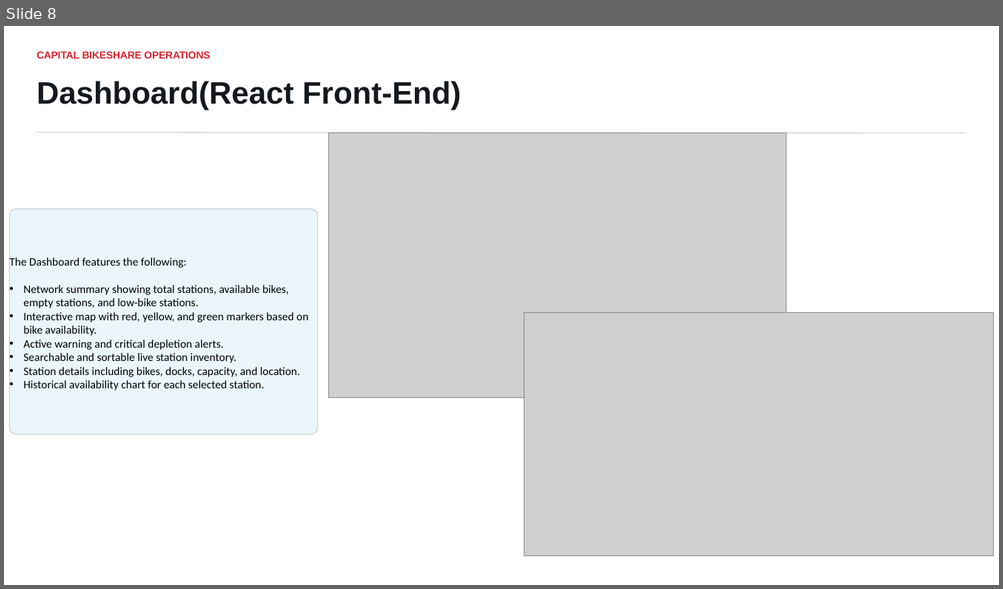
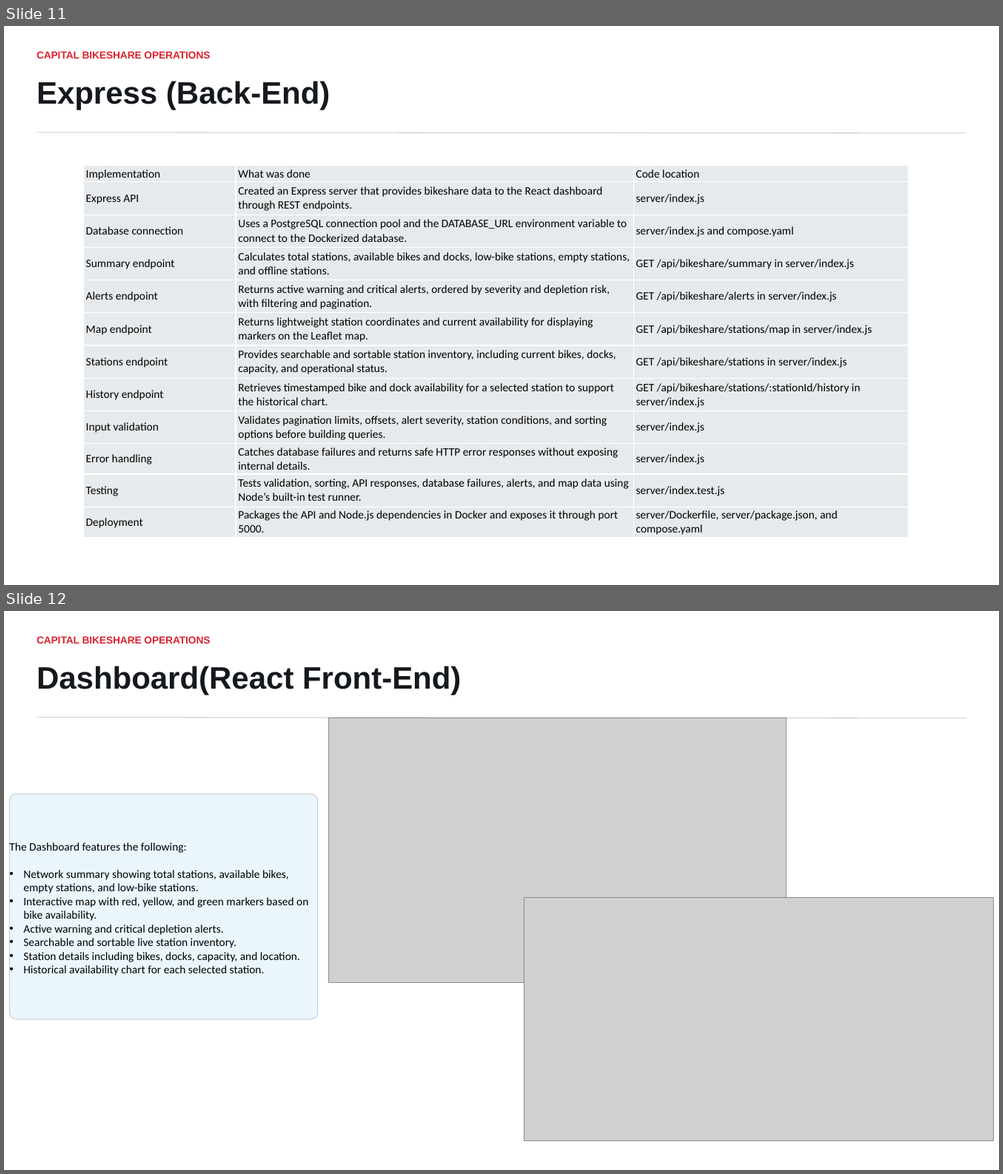
Before and after one commit to EyasuTes/Shared-Bikes-App, a slide deck: capital_bikeshare_operations_platform.pptx. Shown one above the other, each under a label of ours: slide 8 before the commit, slides 11 and 12 after it. The pictures are 1003x589 and 1003x1174 pixels, drawn with LibreOffice and Linux fonts; fonts in the diff are those of the drawing; grey boxes stand for pictures. Boxes give left, top, right and bottom in pixels: in the first picture for what was removed or moved away, otherwise in the second. Text is boxed around its words. In the diff, an @@ line names an element or a change of style, - is before the commit and + after.

Commit message:
docs: update project presentation with implementation details

```diff
--- a/capital_bikeshare_operations_platform.pptx
+++ b/capital_bikeshare_operations_platform.pptx
@@ slide 11 added at (4,26,999,585), background #FFFFFF @@
@@ text added at (37,51,210,59), 9.8 pt, text #D9232E, bold @@
+CAPITAL BIKESHARE OPERATIONS
@@ text added at (37,81,330,110), 30 pt, text #15191D, bold @@
+Express (Back-End)
@@ line added from (37, 133) to (967, 133), #C9CED2 0.75 pt @@
@@ table added at (83,166,908,538), 12 rows, 3 columns @@
+Implementation | What was done | Code location
+Express API | Created an Express server that provides bikeshare data to the React dashboard through REST endpoints. | server/index.js
+Database connection | Uses a PostgreSQL connection pool and the DATABASE_URL environment variable to connect to the Dockerized database. | server/index.js and compose.yaml
+Summary endpoint | Calculates total stations, available bikes and docks, low-bike stations, empty stations, and offline stations. | GET /api/bikeshare/summary in server/index.js
+Alerts endpoint | Returns active warning and critical alerts, ordered by severity and depletion risk, with filtering and pagination. | GET /api/bikeshare/alerts in server/index.js
+Map endpoint | Returns lightweight station coordinates and current availability for displaying markers on the Leaflet map. | GET /api/bikeshare/stations/map in server/index.js
+Stations endpoint | Provides searchable and sortable station inventory, including current bikes, docks, capacity, and operational status. | GET /api/bikeshare/stations in server/index.js
+History endpoint | Retrieves timestamped bike and dock availability for a selected station to support the historical chart. | GET /api/bikeshare/stations/:stationId/history in server/index.js
+Input validation | Validates pagination limits, offsets, alert severity, station conditions, and sorting options before building queries. | server/index.js
+Error handling | Catches database failures and returns safe HTTP error responses without exposing internal details. | server/index.js
+Testing | Tests validation, sorting, API responses, database failures, alerts, and map data using Node’s built-in test runner. | server/index.test.js
+Deployment | Packages the API and Node.js dependencies in Docker and exposes it through port 5000. | server/Dockerfile, server/package.json, and compose.yaml
@@ what was slide 8 is now slide 12 @@
```
Also in this commit, not shown: 3 slides changed, 6 other slides added, 1 slide removed.
